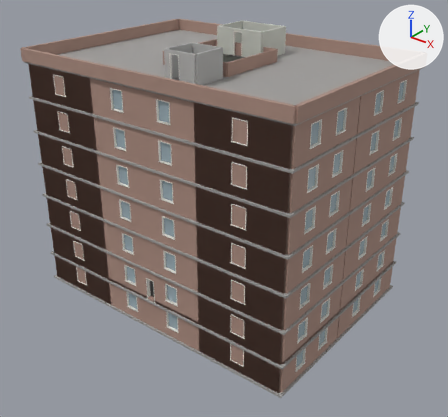
Before and after pictures for a commit that changed the Blender file art/blender/orison_master.blend.
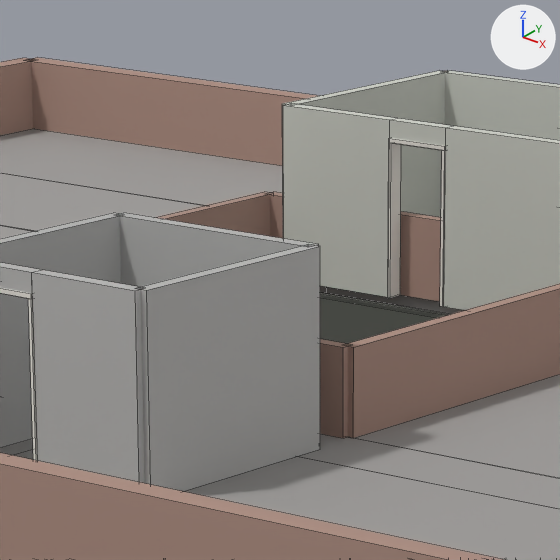
Each version appears first whole from a 50 mm camera at (33.7, -41.6, 31.2) aimed at (1.2, -1.0, 6.1), and next in a close-up on the part from 39% to 58% of the width and 2% to 23% of the height. The lights are fixed; the arrows at upper right show +X, +Y and +Z. The last two pictures show the newer version. The close-ups show mesh edges as thin lines. Objects named as collision shapes, trigger or cutter boxes, shadow casters or lower levels of detail are left out.

The first close-up shows 'F06_walls-col', 'ROOF_slabs-col', 'ROOF_trim', 'ROOF_walls-col', 'ROOF_walls_brick-col', 'ROOF_walls_conc-col'.
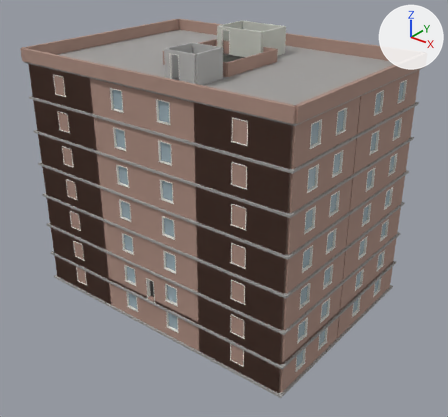
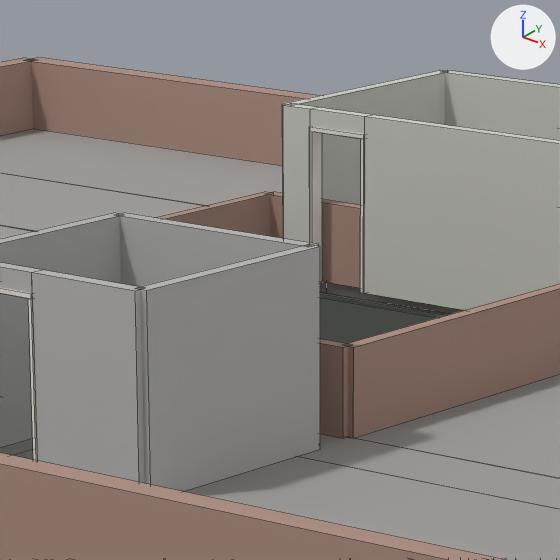
Boxes (x1, y1, x2, y2) around the edits, measured in the close-ups (560 x 560 px; the box of a moved part takes in the faces that stretch with it):
'ROOF_trim', reshaped: before (0, 138, 446, 461); after (0, 127, 365, 461)
part 1 of me_roof_trim, moved or reshaped: before (388, 143, 401, 298); after (309, 131, 322, 283)
part 2 of me_roof_trim, moved or reshaped: before (440, 150, 446, 307); after (360, 139, 365, 293)
part 3 of me_roof_trim, moved or reshaped: before (389, 138, 446, 151); after (309, 127, 365, 139)
part 4 of me_roof_walls_col, moved or reshaped: before (390, 118, 451, 146); after (310, 107, 372, 134)
part 5 of me_roof_walls_col, moved or reshaped: before (283, 103, 396, 297); after (283, 103, 317, 243)
part 6 of me_roof_walls_col, moved or reshaped: before (444, 126, 560, 310); after (364, 115, 560, 310)

Diff of the bpy script that builds the scene:
```diff
--- a/art/blender/orison_master.blend.py
+++ b/art/blender/orison_master.blend.py
@@ me_roof_trim @@
 # used by ob_roof_trim; location = (0.0, 0.0, 0.0)
-me_roof_trim.from_pydata(...)  # 48 vertices, 36 faces; spans x -1.03..1.88, y -7.31..3.31, z 19.2..21.36
+me_roof_trim.from_pydata(...)  # 48 vertices, 36 faces; spans x -2.42..1.88, y -7.31..3.31, z 19.2..21.36
+# me_roof_trim part 1: the loose piece of 8 vertices spanning x -1.03..-0.98, y 3.09..3.31, z 19.2..21.3 is moved by (-1.39, 0.0, 0.0)
+# me_roof_trim part 2: the loose piece of 8 vertices spanning x -0.12..-0.07, y 3.09..3.31, z 19.2..21.3 is moved by (-1.39, 0.0, 0.0)
+# me_roof_trim part 3: the loose piece of 8 vertices spanning x -1.03..-0.07, y 3.09..3.31, z 21.3..21.36 is moved by (-1.39, 0.0, 0.0)
 me_roof_trim.materials.append(mat_m_trim)
@@ me_roof_walls_col @@
 me_roof_walls_col.from_pydata(...)  # 48 vertices, 36 faces; spans x -2.99..2.09, y 3.11..6.89, z 19.2..21.6
 # used by ob_roof_walls_col; location = (0.0, 0.0, 0.0)
 # before: 25 (-1.03, 3.11, 19.2) at pixel (388, 297), 26 (-1.03, 3.29, 19.2) at pixel (396, 295), 29 (-1.03, 3.11, 21.6) at pixel (389, 119), 30 (-1.03, 3.29, 21.6) at pixel (397, 118)
 # before: 40 (-0.07, 3.11, 19.2) at pixel (443, 306), 43 (-0.07, 3.29, 19.2), 44 (-0.07, 3.11, 21.6) at pixel (445, 127), 47 (-0.07, 3.29, 21.6) at pixel (453, 125)
+# me_roof_walls_col part 4: the loose piece of 8 vertices spanning x -1.03..-0.07, y 3.11..3.29, z 21.3..21.6 is moved by (-1.39, 0.0, 0.0)
+# me_roof_walls_col part 5
+for i in [25, 26, 29, 30]: me_roof_walls_col.vertices[i].co += Vector((-1.39, 0.0, 0.0))
+# me_roof_walls_col part 6
+for i in [40, 43, 44, 47]: me_roof_walls_col.vertices[i].co += Vector((-1.39, 0.0, 0.0))
 me_roof_walls_col.materials.append(mat_m_plaster)
```
